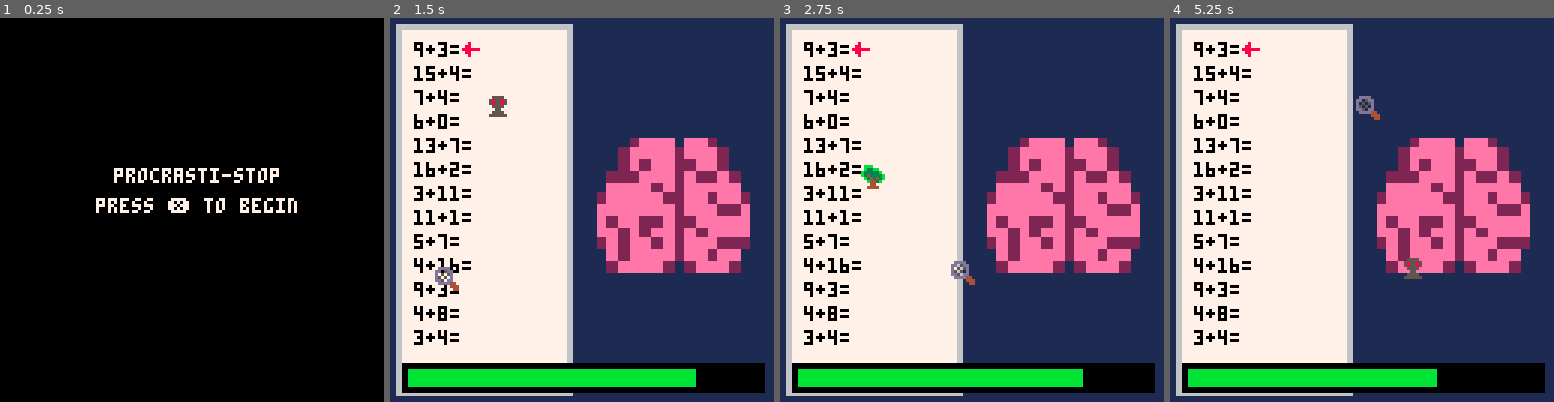
Above: before the commit, frames 1-4 (left to right).
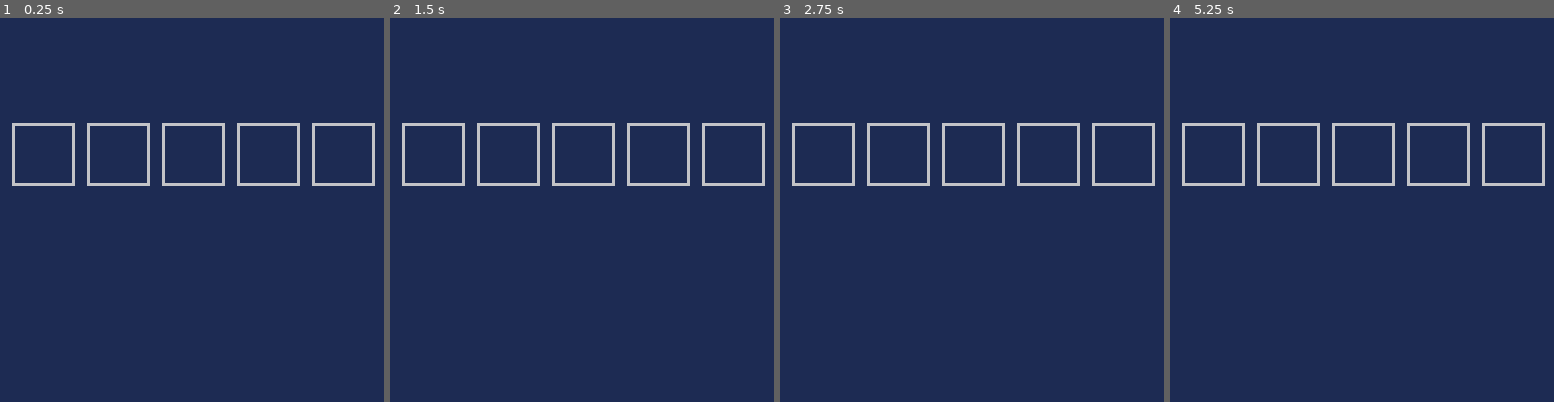
Above: after the commit, the same moments.

Repository: sansuruu/Pico8Games
Game: PICO-8 cartridge ShovelJam2025/hw_roguelike.p8
Two runs of this game, one before a commit and one after it. Both use one fixed random seed, a clock stepped at 60 frames per second and the inputs below.
Inputs (mouse positions are in pixels of both pictures, inside the frame that each line leads up to):
- Up to frame 1 (0.25 s): no input
- Up to frame 2 (1.5 s): tap X (X key) at 0.33, 1.07 s; click (670, 121) at 0.67 s; click (436, 267) at 1.22 s
- Up to frame 3 (2.75 s): click (887, 114) at 1.77 s; tap X (X key) at 1.85 s; click (952, 259) at 2.32 s
- Up to frame 4 (5.25 s): click (1404, 106) at 2.87 s; tap X (X key) at 2.97, 4.08, 5.2 s; click (1465, 256) at 3.42 s; click (1231, 102) at 3.97 s; click (1292, 248) at 4.52 s; click (1354, 94) at 5.07 s

The runs differ from the first frame. In frame 1, 100% of the frame differs, in the area x 0-100%, y 0-100%; in frame 2, 62%; in frame 3, 62%; in frame 4, 62%.

Commit message:
day i think like 5: added page functionality to homeworks so they can actually be extended beyond 18, made the attention bar a lil more aesthetically pleasing, started work on the day manager (the idea is you can either spread it and have few items or you can procrastinate and find shops for more items)

Diff:
--- a/ShovelJam2025/HWRoguelike.lua
+++ b/ShovelJam2025/HWRoguelike.lua
@@ -3,7 +3,7 @@
 function _init()
     poke(0x5F2D, 1)
     -- title screen stuff before any of this lmfao
-    game_state = 0 -- 0 => not active, 1 => active, 2=> shop
+    game_state = 1 -- 0 => title sequence, 1 => first time enable, 2=> shop, 3=>continue
     tick = 0
     day = 1
     num_table = {1,2,3,4,5,6,7,8,9,0}
@@ -13,8 +13,10 @@
 
 function _update()
     if (game_state == 0) then
-        if (btn(5)) game_init()
+        if (btn(5)) game_state = 1
     elseif (game_state == 1) then
+        dayManager()
+    elseif (game_state == 2) then
         updateKeyInput()
         updateMouse()
         updateEnemies()
@@ -28,6 +30,9 @@
     if (game_state == 0) then
         drawTitleScreen()
     elseif (game_state == 1) then
+        cls(1)
+        drawDayManager()
+    elseif (game_state == 2) then
         cls(1)
         sspr(24,0,16,16,65,32,59,60) -- brain
         drawHomework() --in order -> background, homework, attention bar, enemies, mouse
@@ -47,6 +52,18 @@
     print("press ❎ to begin",32, 60, 7)
 end
 
+
+function dayManager()
+
+end
+
+function drawDayManager()
+    rect(4,35,24,55,6)
+    rect(29,35,49,55,6)
+    rect(54,35,74,55,6)
+    rect(79,35,99,55,6)
+    rect(104,35,124,55,6)
+end
 
 
 function game_init()
@@ -83,7 +100,8 @@
         m_sprite = 1,
         ans_input = "",
         hw_length = 26,
-        attention = 100,
+        max_attention = 20,
+        attention = max_attention,
         distract_p = 20,
         speed = 2,
         correct = 0, --hold data on if its right or not
@@ -107,6 +125,8 @@
 function makeHomework()
     hw_complete = false
     hw = {}
+    hw_page_index = 1
+    hw_max_page= (p.hw_length \ 14) + 1
 
     page_count = (p.hw_length \ 14) + 1
     local temp = p.hw_length
@@ -143,11 +163,12 @@
 end
 
 function drawHomework()
-    local color = nil
 
     rectfill(2,2,60,125,6) --paper
     rectfill(4,4,58,123,7)
-
+    rectfill(60,2,76,14,6) --paper
+    rectfill(58,4,74,12,7)
+    print(tostr(hw_page_index).."/"..tostr(hw_max_page), 61,6,2)
     active_page = hw[1]
     for i=1, #active_page.problems do
         print(active_page.problems[i],8,i*8,active_page.subm_format[i])
@@ -170,17 +191,22 @@
         active_page.problems[active_page.index] = active_page.problems[active_page.index]..p.ans_input
         if (p.ans_input == tostr(active_page.answers[active_page.index])) then
             active_page.subm_format[active_page.index] = 3
+            p.correct += 1
         else
             active_page.subm_format[active_page.index] = 8
+            p.incorrect += 1
         end
         active_page.index += 1
 
-        if (#hw > 1 and active_page.index > 13 and last == 0) then
+        if (#hw > 1 and active_page.index > 13 and last == 0) then --in any case where theres more than 1 page left
             del(hw,active_page)
-        elseif (#hw == 1) then
+            hw_page_index += 1
+        elseif (#hw == 1) then --we only have 1 page left
             last = #active_page.problems
-            if (active_page.index > last) del(hw,active_page)
-
+            if (active_page.index > last) then
+                del(hw,active_page)
+                hw_complete = true
+            end
         end
         if (#hw < 1) game_state = 2
         p.ans_input = ""
@@ -221,7 +247,7 @@
 end
 
 function drawAttentionBar()
-    rectfill(4,115,124,124,0)
+    rectfill(4,115,124,4+p.max_attention,0)
     rectfill(6,117,2+p.attention,122,11)
 end
 
